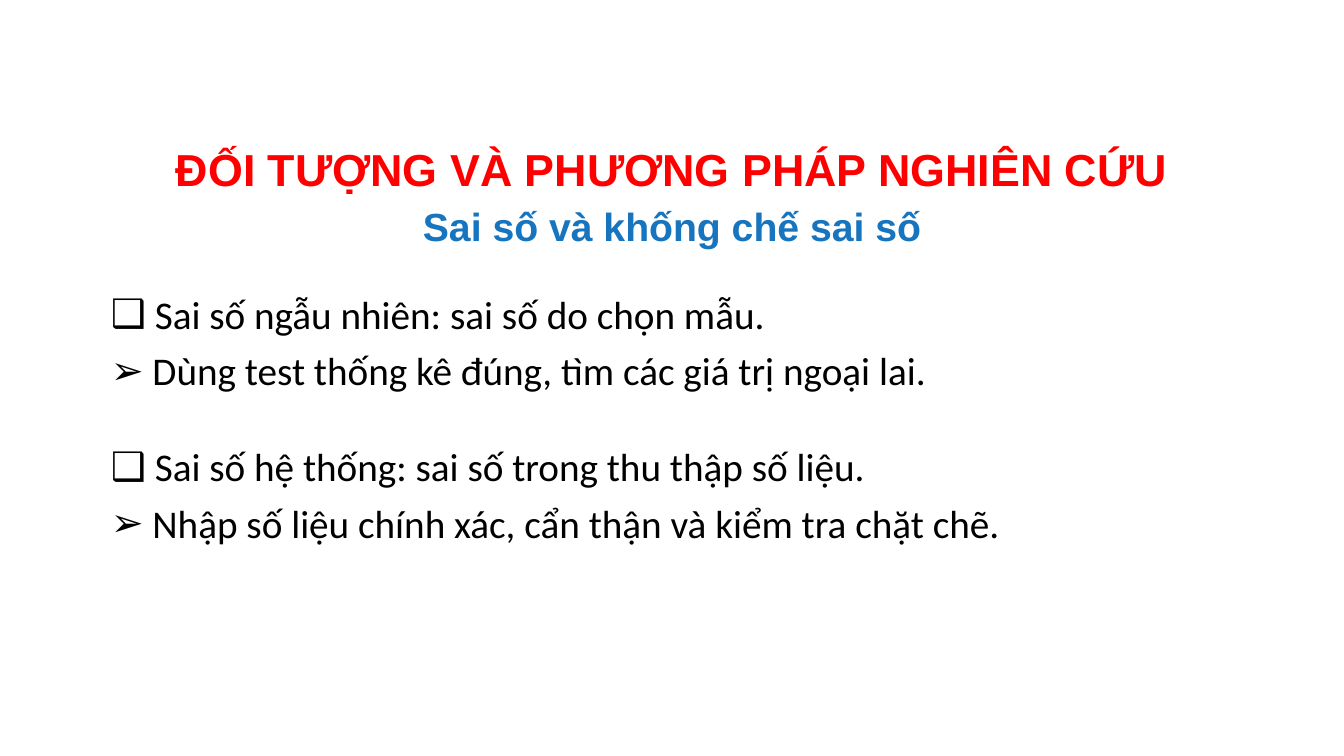
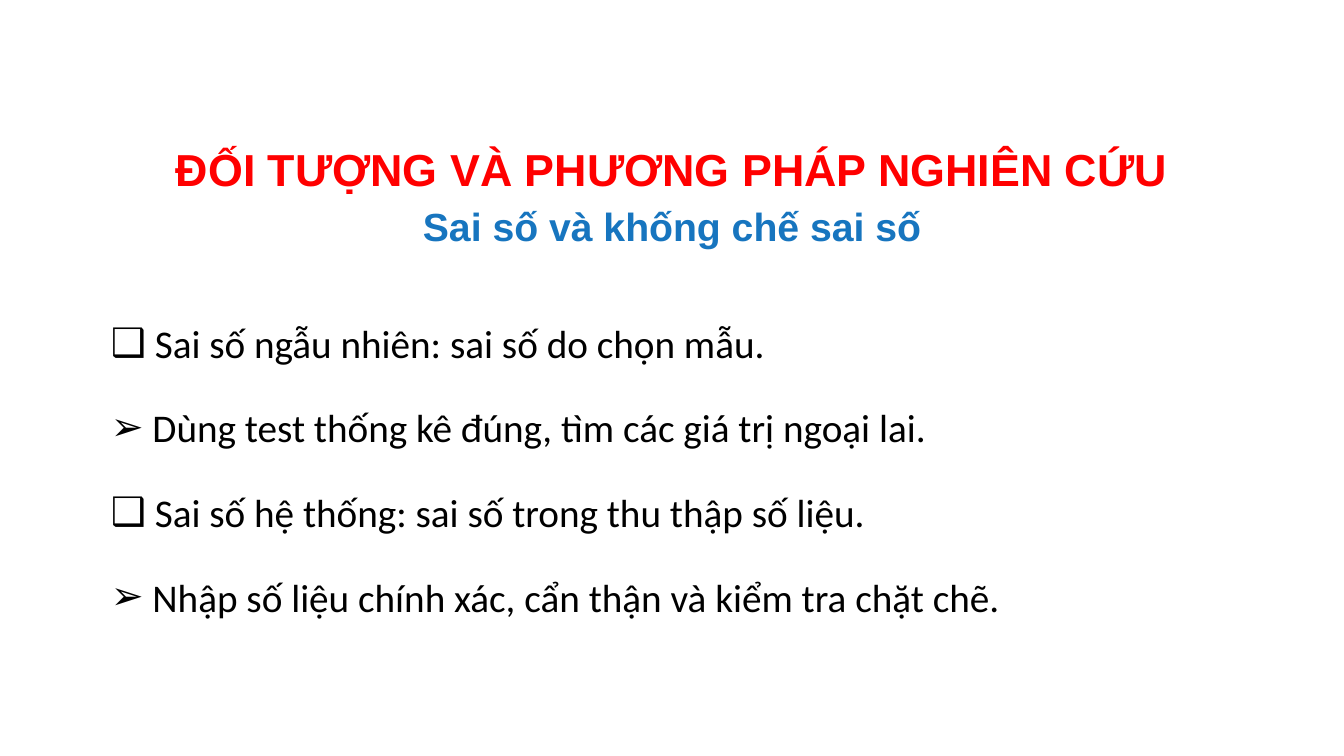
Before and after one commit to MedPocket/HPMUGraduation-thesis, a slide deck: slide 18 of Thuc-trang-va-mot-so-yeu-to-lien-quan-dinh-duong-BN-lao-phoi_Nhat-Nguyen.pptx. Drawn at 1344x756 pixels with LibreOffice and Linux fonts; fonts in the diff are those of the drawing; background and template pictures are left out. Boxes give left, top, right and bottom in pixels: in the first picture for what was removed or moved away, otherwise in the second. Text is boxed around its words. In the diff, an @@ line names an element or a change of style, - is before the commit and + after.

```diff
--- a/Thuc-trang-va-mot-so-yeu-to-lien-quan-dinh-duong-BN-lao-phoi_Nhat-Nguyen.pptx
+++ b/Thuc-trang-va-mot-so-yeu-to-lien-quan-dinh-duong-BN-lao-phoi_Nhat-Nguyen.pptx
@@ text at <box>152,326,926,449</box>: line spacing 0.9 to 1.5 @@
@@ text removed at <box>152,451,999,545</box> @@
-❑ Sai số hệ thống: sai số trong thu thập số liệu.
-➢ Nhập số liệu chính xác, cẩn thận và kiểm tra chặt chẽ.
@@ text at <box>152,497,999,619</box>: paragraphs added @@
+❑ Sai số hệ thống: sai số trong thu thập số liệu.
+➢ Nhập số liệu chính xác, cẩn thận và kiểm tra chặt chẽ.
```
Also in this commit, not shown: 24 other slides changed.
